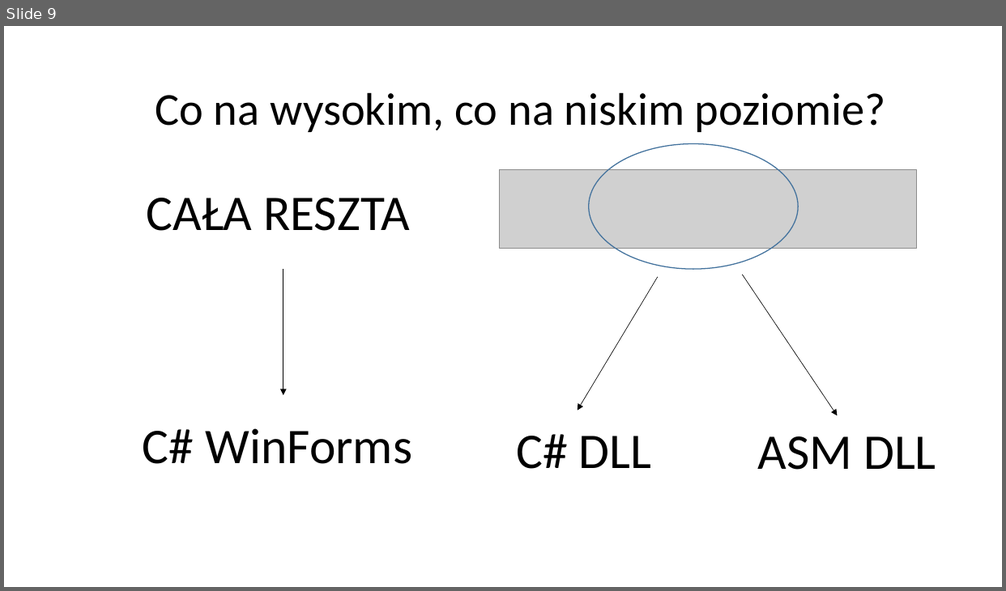
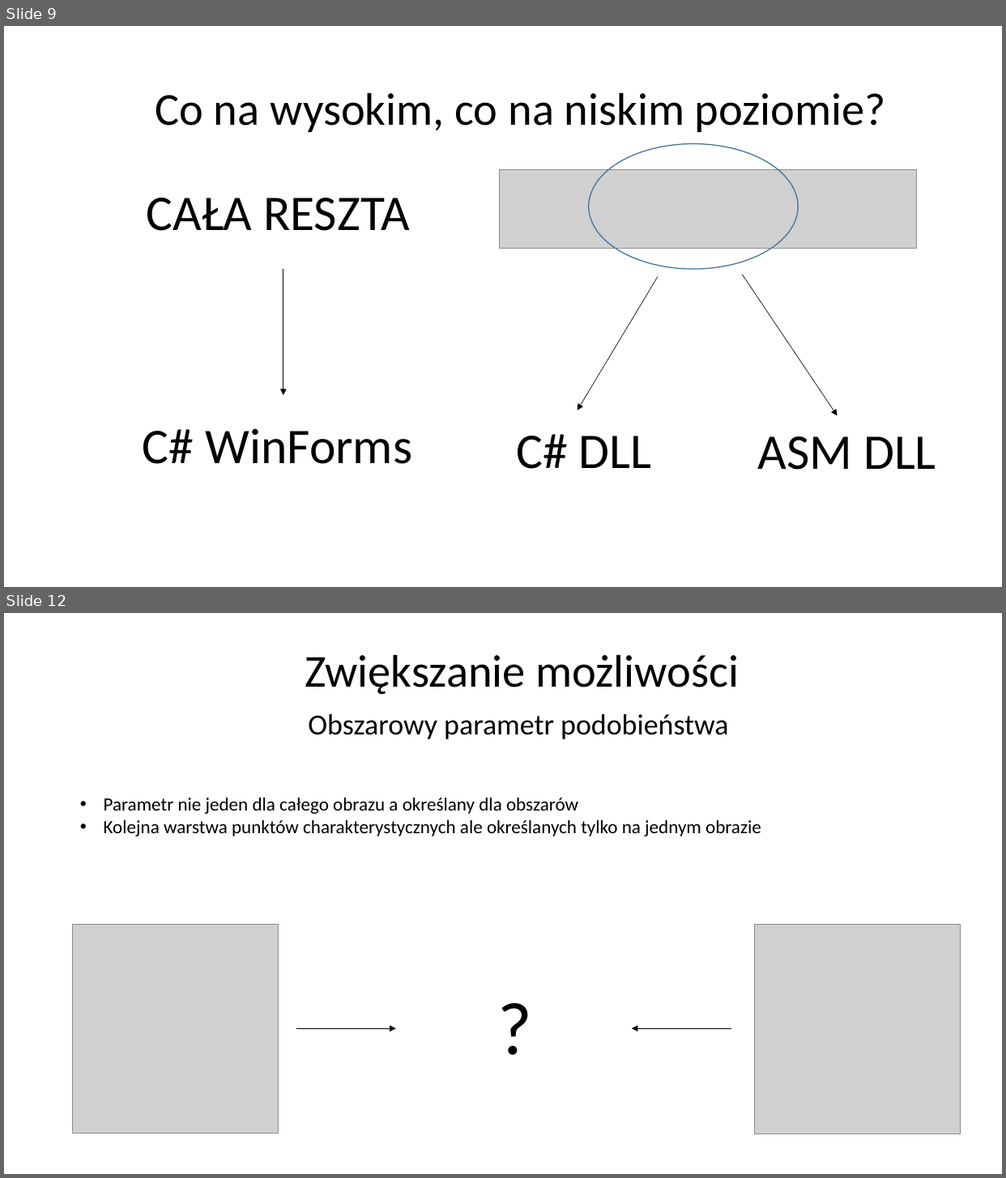
Before and after one commit to Gazda70/Image-Morphing, a slide deck: Morphing obrazów.pptx. Shown one above the other, each under a label of ours: slide 9 before the commit, slides 9 and 12 after it; the slides between them are not shown. The pictures are 1006x591 and 1006x1178 pixels, drawn with LibreOffice and Linux fonts; fonts in the diff are those of the drawing; grey boxes stand for pictures. Boxes give left, top, right and bottom in pixels: in the first picture for what was removed or moved away, otherwise in the second. Text is boxed around its words. In the diff, an @@ line names an element or a change of style, - is before the commit and + after.

```diff
--- a/Morphing obrazów.pptx
+++ b/Morphing obrazów.pptx
@@ slide 12 added at [4, 613, 1002, 1174], background #FFFFFF @@
@@ title added at [305, 654, 739, 694], 44 pt, text #000000 @@
+Zwiększanie możliwości
@@ text added at [308, 714, 728, 739], 28 pt, text #000000 @@
+Obszarowy parametr podobieństwa
@@ text added at [104, 798, 761, 837], 18 pt, text #000000 @@
+• Parametr nie jeden dla całego obrazu a określany dla obszarów
+• Kolejna warstwa punktów charakterystycznych ale określanych tylko na jednym obrazie
@@ picture added at [73, 924, 279, 1133] @@
@@ picture added at [755, 924, 961, 1135] @@
@@ text added at [491, 976, 538, 1074], 72 pt, text #000000 @@
+?
@@ arrow added from (296, 1029) to (396, 1029), #000000 0.5 pt @@
@@ arrow added from (731, 1029) to (632, 1029), #000000 0.5 pt @@
```
Also in this commit, not shown: 2 slides changed, 4 other slides added, 2 slides removed, 2 other files.
